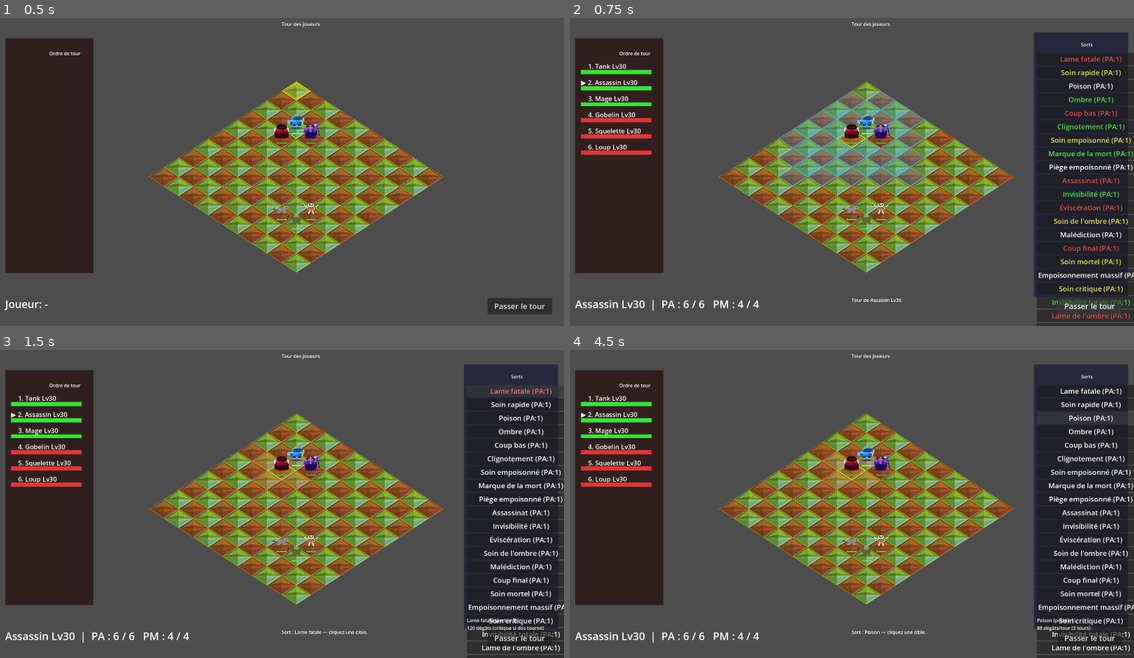
Above: before the commit, frames 1-4 (two rows, left to right).
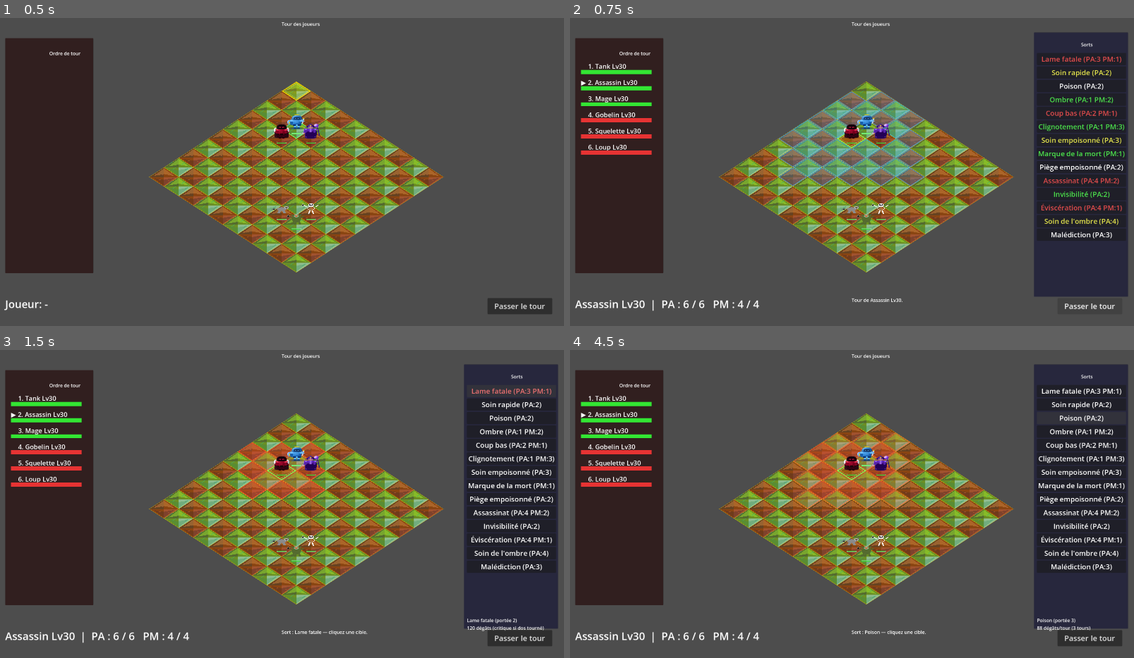
Above: after the commit, the same moments.

Repository: CharlieG42/Zimut
Game: Godot game, scene res://scenes/Main.tscn
The game is run twice, just before and just after one commit, with the same random seed, the same clock (stepped at 60 frames per second) and the same inputs.
Inputs (mouse positions are in pixels of both pictures, inside the frame that each line leads up to):
- Up to frame 1 (0.5 s): no input
- Up to frame 2 (0.75 s): click "Passer le tour" at 0.5 s
- Up to frame 3 (1.5 s): click (518, 390) at 1.25 s, where only the run before the commit has a clickable "Lame fatale (PA:1)"
- Up to frame 4 (4.5 s): click (1083, 390) at 2 s, where only the run after the commit has a clickable "Lame fatale (PA:3 PM:1)"; click (1088, 405) at 2.75 s, where only the run before the commit has a clickable "Soin rapide (PA:1)"; click (1083, 405) at 3.5 s, where only the run after the commit has a clickable "Soin rapide (PA:2)"; click (1088, 417) at 4.25 s, where only the run before the commit has a clickable "Poison (PA:1)"

Frame 1 is identical in both runs. In frame 2, 4.2% of the frame differs, in the area x 82-100%, y 11-100%; in frame 3, 4.9%; in frame 4, 6.7%, in the area x 39-100%, y 11-100%.

Commit message:
Remove duplicate Heal class spells and merge with Support
- Removed Heal class from sorts.csv (20 spells)
- Merged Heal spells with Support class
- For duplicate spell names, kept the highest values from Heal
- Support now has 30 spells (was 21)
- No more duplicate spell names within any class
- Updated GameManager.gd to use new column names (Cout_PA, Cout_PM, Portee)
- Added all new numeric columns to player spell dictionaries

Classes in sorts.csv: Tank (21), Assassin (21), Chasseur (20), Mage (21), Support (30), Invocateur (22)

Co-authored-by: CharlieG42 <CharlieG42@users.noreply.github.com>

Diff:
--- a/prototype/Godot_iso/data/sorts.csv
+++ b/prototype/Godot_iso/data/sorts.csv
@@ -82,47 +82,6 @@
 Mage,Soin ultime,4,0,1,Restaure 134 PV,40,Soin,0,0,134,0,0,0,0,0,0
 Mage,Apocalypse,4,0,8,240 dégâts en zone (4x4),45,Attaque,240,0,0,0,0,0,0,0,0
 Mage,Soin de la vie,4,0,1,Restaure 150 PV,50,Attaque,0,0,150,0,0,0,0,0,0
-Support,Bénédiction,2,0,3,+2 PA pour 2 tours (allié),1,Buff,0,0,0,0,0,0,0,0,0
-Support,Soin,3,0,1,Restaure 60 PV,1,Soin,0,0,60,0,0,0,0,0,0
-Support,Barrière,4,0,2,+30% défense (1 tour; allié),5,Buff,0,0,0,30,0,0,0,0,0
-Support,Attaque sacrée,3,0,1,74 dégâts,5,Attaque,74,0,0,0,0,0,0,0,0
-Support,Inspiration,2,0,3,+20% dégâts (2 tours; allié),10,Buff,0,0,0,0,0,0,0,20,0
-Support,Purification,1,0,1,Supprime les effets négatifs (allié),10,Debuff,0,0,0,0,0,0,0,0,0
-Support,Renaissance,4,0,1,Restaure 150 PV + supprime les effets négatifs,15,Soin,0,0,150,0,0,0,0,0,0
-Support,Bouclier groupé,3,0,2,+15% défense pour l'équipe (2 tours),15,Buff,0,0,0,15,0,0,0,0,0
-Support,Attaque divine,4,0,1,104 dégâts,20,Attaque,104,0,0,0,0,0,0,0,0
-Support,Accélération,2,0,3,+1 PM pour 2 tours (allié),20,Buff,0,0,0,0,0,0,0,0,0
-Support,Soin de groupe,4,0,2,Restaure 60 PV à tous les alliés,20,Soin,0,0,60,0,0,0,0,0,0
-Support,Protection divine,4,0,1,Immunité aux dégâts (1 tour; allié),25,Buff,0,0,0,0,0,0,0,0,0
-Support,Attaque bénie,4,0,1,120 dégâts + bénit (10% dégâts en plus),25,Attaque,120,0,0,0,0,0,0,0,0
-Support,Résurrection,4,0,1,Restaure 300 PV à un allié KO,30,Soin,0,0,300,0,0,0,0,0,0
-Support,Bénédiction suprême,4,0,3,+3 à toutes les stats (2 tours; allié),30,Buff,0,0,0,0,0,0,0,0,0
-Support,Attaque sacrée ultime,4,0,1,150 dégâts,35,Attaque,150,0,0,0,0,0,0,0,0
-Support,Soin suprême,4,0,2,Restaure 90 PV à tous les alliés,35,Soin,0,0,90,0,0,0,0,0,0
-Support,Protection ultime,4,0,1,Immunité à tous les dégâts (1 tour; allié),40,Buff,0,0,0,0,0,0,0,0,0
-Support,Attaque finale,4,0,1,180 dégâts,40,Attaque,180,0,0,0,0,0,0,0,0
-Support,Soin de la vie,4,0,1,Restaure 134 PV,45,Soin,0,0,134,0,0,0,0,0,0
-Support,Jugement,4,0,3,240 dégâts à tous les ennemis,50,Attaque,240,0,0,0,0,0,0,0,0
-Heal,Soin mineur,2,0,1,Restaure 60 PV,1,Soin,0,0,60,0,0,0,0,0,0
-Heal,Attaque bénie,3,0,1,60 dégâts,1,Attaque,60,0,0,0,0,0,0,0,0
-Heal,Soin,3,0,1,Restaure 120 PV,5,Soin,0,0,120,0,0,0,0,0,0
-Heal,Attaque sacrée,4,0,1,74 dégâts,5,Attaque,74,0,0,0,0,0,0,0,0
-Heal,Protection vitale,2,0,1,+25% résistance (2 tours),10,Buff,0,0,0,0,25,0,0,0,0
-Heal,Purification,1,0,1,Supprime les effets négatifs (allié),10,Debuff,0,0,0,0,0,0,0,0,0
-Heal,Renaissance,4,0,1,Restaure 180 PV + supprime les effets négatifs,15,Soin,0,0,180,0,0,0,0,0,0
-Heal,Attaque divine,4,0,1,90 dégâts,15,Attaque,90,0,0,0,0,0,0,0,0
-Heal,Barrière de vie,3,0,1,+30% défense + soigne 15 PV/tour (2 tours),20,Buff,0,0,0,30,0,0,0,0,0
-Heal,Éclat de lumière,4,0,3,Restaure 150 PV + 30 dégâts aux ennemis adjacents,20,Attaque,30,0,150,0,0,0,0,0,0
-Heal,Soin de groupe,4,0,2,Restaure 90 PV à tous les alliés,25,Soin,0,0,90,0,0,0,0,0,0
-Heal,Attaque céleste,4,0,1,104 dégâts,25,Attaque,104,0,0,0,0,0,0,0,0
-Heal,Protection divine,4,0,1,+40% défense (1 tour),30,Buff,0,0,0,40,0,0,0,0,0
-Heal,Soin supérieur,4,0,1,Restaure 210 PV,30,Soin,0,0,210,0,0,0,0,0,0
-Heal,Attaque sacrée ultime,4,0,1,120 dégâts,35,Attaque,120,0,0,0,0,0,0,0,0
-Heal,Soin de groupe supérieur,4,0,2,Restaure 120 PV à tous les alliés,35,Soin,0,0,120,0,0,0,0,0,0
-Heal,Résurrection,4,0,1,Restaure 300 PV à un allié KO,40,Soin,0,0,300,0,0,0,0,0,0
-Heal,Attaque finale,4,0,1,150 dégâts,40,Attaque,150,0,0,0,0,0,0,0,0
-Heal,Soin ultime,4,0,1,Restaure 254 PV,45,Soin,0,0,254,0,0,0,0,0,0
-Heal,Jugement divin,4,0,3,270 dégâts à tous les ennemis,50,Attaque,270,0,0,0,0,0,0,0,0
 Invocateur,Invoquer Tortue,2,0,1,Invoque une Tortue (contrôlable; 3PM/4PA),5,Invocation,0,0,0,0,0,0,0,0,0
 Invocateur,Invoquer Loup,2,0,1,Invoque un Loup (contrôlable; 3PM/4PA),10,Invocation,0,0,0,0,0,0,0,0,0
 Invocateur,Invoquer Sirène,3,0,1,Invoque une Sirène (contrôlable; 3PM/4PA),20,Invocation,0,0,0,0,0,0,0,0,0
@@ -145,3 +104,33 @@
 Invocateur,Buff de vitesse,1,0,1,L'invocation gagne +1 PM (2 tours),25,Buff,0,0,0,0,0,0,0,0,0
 Invocateur,Débuff de précision,2,0,3,L'invocation réduit 30% précision à l'ennemi (2 tours),30,Debuff,0,0,0,0,0,0,0,0,0
 Invocateur,Soin de groupe,4,0,2,L'invocation restaure 25 PV à tous les alliés,40,Soin,0,0,0,0,0,0,0,0,0
+Support,Bénédiction,2,0,3,+2 PA pour 2 tours (allié),1,Buff,0,0,0,0,0,0,0,0,0
+Support,Soin,3,0,1,Restaure 60 PV,5,Soin,0,0,120,0,0,0,0,0,0
+Support,Barrière,4,0,2,+30% défense (1 tour; allié),5,Buff,0,0,0,30,0,0,0,0,0
+Support,Attaque sacrée,4,0,1,74 dégâts,5,Attaque,74,0,0,0,0,0,0,0,0
+Support,Inspiration,2,0,3,+20% dégâts (2 tours; allié),10,Buff,0,0,0,0,0,0,0,20,0
+Support,Purification,1,0,1,Supprime les effets négatifs (allié),10,Debuff,0,0,0,0,0,0,0,0,0
+Support,Renaissance,4,0,1,Restaure 150 PV + supprime les effets négatifs,15,Soin,0,0,180,0,0,0,0,0,0
+Support,Bouclier groupé,3,0,2,+15% défense pour l'équipe (2 tours),15,Buff,0,0,0,15,0,0,0,0,0
+Support,Attaque divine,4,0,1,104 dégâts,20,Attaque,104,0,0,0,0,0,0,0,0
+Support,Accélération,2,0,3,+1 PM pour 2 tours (allié),20,Buff,0,0,0,0,0,0,0,0,0
+Support,Soin de groupe,4,0,2,Restaure 60 PV à tous les alliés,25,Soin,0,0,90,0,0,0,0,0,0
+Support,Protection divine,4,0,1,Immunité aux dégâts (1 tour; allié),30,Buff,0,0,0,40,0,0,0,0,0
+Support,Attaque bénie,4,0,1,120 dégâts + bénit (10% dégâts en plus),25,Attaque,120,0,0,0,0,0,0,0,0
+Support,Résurrection,4,0,1,Restaure 300 PV à un allié KO,40,Soin,0,0,300,0,0,0,0,0,0
+Support,Bénédiction suprême,4,0,3,+3 à toutes les stats (2 tours; allié),30,Buff,0,0,0,0,0,0,0,0,0
+Support,Attaque sacrée ultime,4,0,1,150 dégâts,35,Attaque,150,0,0,0,0,0,0,0,0
+Support,Soin suprême,4,0,2,Restaure 90 PV à tous les alliés,35,Soin,0,0,90,0,0,0,0,0,0
+Support,Protection ultime,4,0,1,Immunité à tous les dégâts (1 tour; allié),40,Buff,0,0,0,0,0,0,0,0,0
+Support,Attaque finale,4,0,1,180 dégâts,40,Attaque,180,0,0,0,0,0,0,0,0
+Support,Soin de la vie,4,0,1,Restaure 134 PV,45,Soin,0,0,134,0,0,0,0,0,0
+Support,Jugement,4,0,3,240 dégâts à tous les ennemis,50,Attaque,240,0,0,0,0,0,0,0,0
+Support,Soin mineur,2,0,1,Restaure 60 PV,1,Soin,0,0,60,0,0,0,0,0,0
+Support,Protection vitale,2,0,1,+25% résistance (2 tours),10,Buff,0,0,0,0,25,0,0,0,0
+Support,Barrière de vie,3,0,1,+30% défense + soigne 15 PV/tour (2 tours),20,Buff,0,0,0,30,0,0,0,0,0
+Support,Éclat de lumière,4,0,3,Restaure 150 PV + 30 dégâts aux ennemis adjacents,20,Attaque,30,0,150,0,0,0,0,0,0
+Support,Attaque céleste,4,0,1,104 dégâts,25,Attaque,104,0,0,0,0,0,0,0,0
+Support,Soin supérieur,4,0,1,Restaure 210 PV,30,Soin,0,0,210,0,0,0,0,0,0
+Support,Soin de groupe supérieur,4,0,2,Restaure 120 PV à tous les alliés,35,Soin,0,0,120,0,0,0,0,0,0
+Support,Soin ultime,4,0,1,Restaure 254 PV,45,Soin,0,0,254,0,0,0,0,0,0
+Support,Jugement divin,4,0,3,270 dégâts à tous les ennemis,50,Attaque,270,0,0,0,0,0,0,0,0
--- a/prototype/Godot_iso/scripts/GameManager.gd
+++ b/prototype/Godot_iso/scripts/GameManager.gd
@@ -240,17 +240,27 @@
 		# Sorts disponibles (colonne "Classe" dans sorts.csv)
 		for spell_info: Dictionary in spells_data:
 			if spell_info.get("Classe", "") == classe:
-				var req_lvl: int = int(spell_info.get("Niveau requis", "1"))
+				var req_lvl: int = int(spell_info.get("Niveau_requis", spell_info.get("Niveau requis", "1")))
 				if req_lvl <= DEFAULT_PLAYER_LEVEL:
 					player["spells"].append({
-						"name":           spell_info.get("Nom", "Sort"),
-						"classe":         classe,
-						"cost_pa":        int(spell_info.get("Coût PA", "1")),
-						"cost_pm":        int(spell_info.get("Coût PM", "0")),
-						"range":          int(spell_info.get("Portée", "1")),
-						"effect":         spell_info.get("Effet", ""),
-						"level_required": req_lvl,
-						"spell_type":     spell_info.get("Type", "Attaque"),
+						"name":              spell_info.get("Nom", "Sort"),
+						"classe":            classe,
+						"cost_pa":           int(spell_info.get("Cout_PA", spell_info.get("Coût PA", "1"))),
+						"cost_pm":           int(spell_info.get("Cout_PM", spell_info.get("Coût PM", "0"))),
+						"range":             int(spell_info.get("Portee", spell_info.get("Portée", "1"))),
+						"effect":            spell_info.get("Effet", ""),
+						"level_required":    req_lvl,
+						"spell_type":        spell_info.get("Type", "Attaque"),
+						# Nouvelles colonnes numériques
+						"Degats_physiques": int(spell_info.get("Degats_physiques", "0")),
+						"Degats_magiques":  int(spell_info.get("Degats_magiques", "0")),
+						"Soins":             int(spell_info.get("Soins", "0")),
+						"Resistance_physique": int(spell_info.get("Resistance_physique", "0")),
+						"Resistance_magique": int(spell_info.get("Resistance_magique", "0")),
+						"Debuff_physique":   int(spell_info.get("Debuff_physique", "0")),
+						"Debuff_magique":    int(spell_info.get("Debuff_magique", "0")),
+						"Buff_physique":     int(spell_info.get("Buff_physique", "0")),
+						"Buff_magique":      int(spell_info.get("Buff_magique", "0")),
 					})
 
 		players.append(player)
